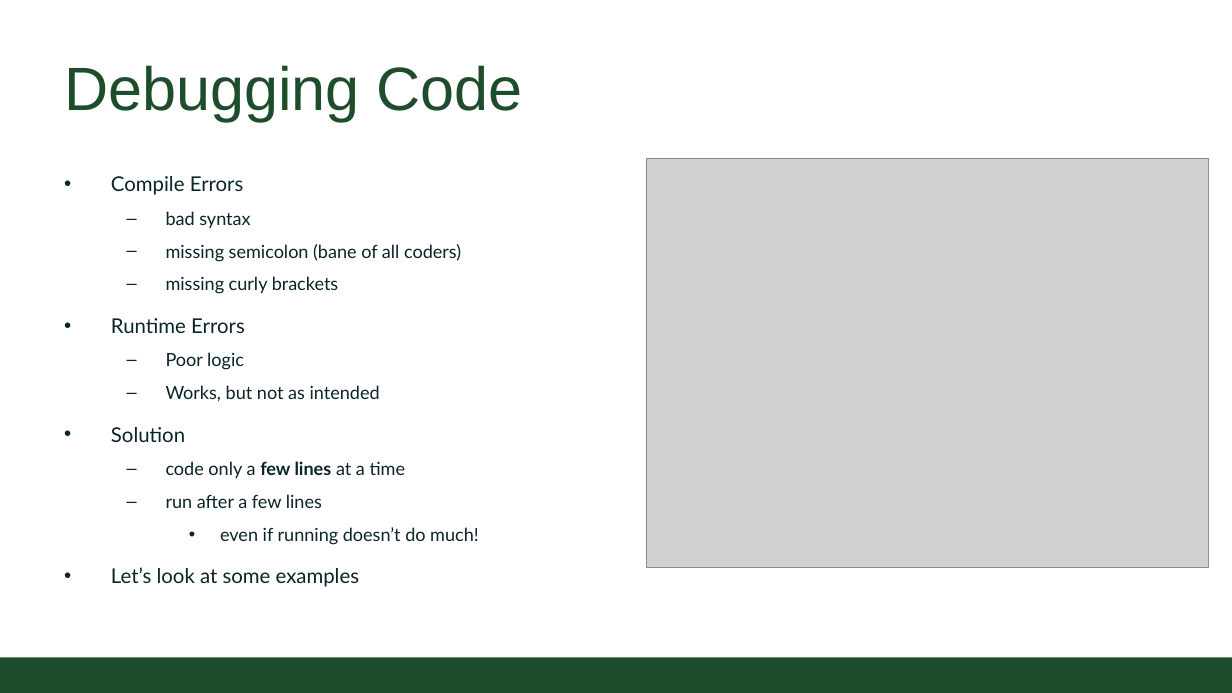
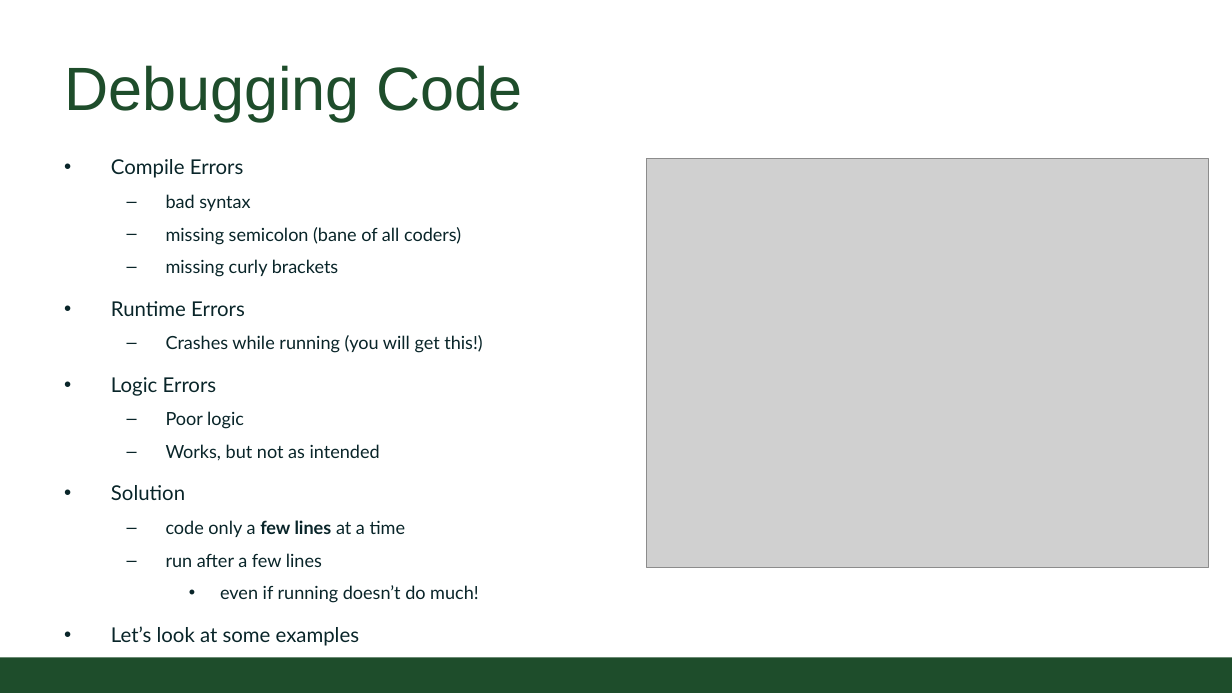
Before and after one commit to CSU-CS150/handouts, a slide deck: slide 5 of helpsessions/week2/strings.pptx. Drawn at 1232x693 pixels with LibreOffice and Linux fonts; fonts in the diff are those of the drawing; grey boxes stand for pictures; background and template pictures are left out. Boxes give left, top, right and bottom in pixels: in the first picture for what was removed or moved away, otherwise in the second. Text is boxed around its words. In the diff, an @@ line names an element or a change of style, - is before the commit and + after.

```diff
--- a/helpsessions/week2/strings.pptx
+++ b/helpsessions/week2/strings.pptx
@@ text "Compile Errors": place and size @@
-text "Compile Errors" at box(111, 176, 478, 587)
+text "Compile Errors" at box(111, 159, 482, 646)
@@ text at box(111, 335, 482, 396): paragraphs added @@
+  – Crashes while running (you will get this!)
+• Logic Errors
```
Also in this commit, not shown: 2 other slides changed, 1 other file.
